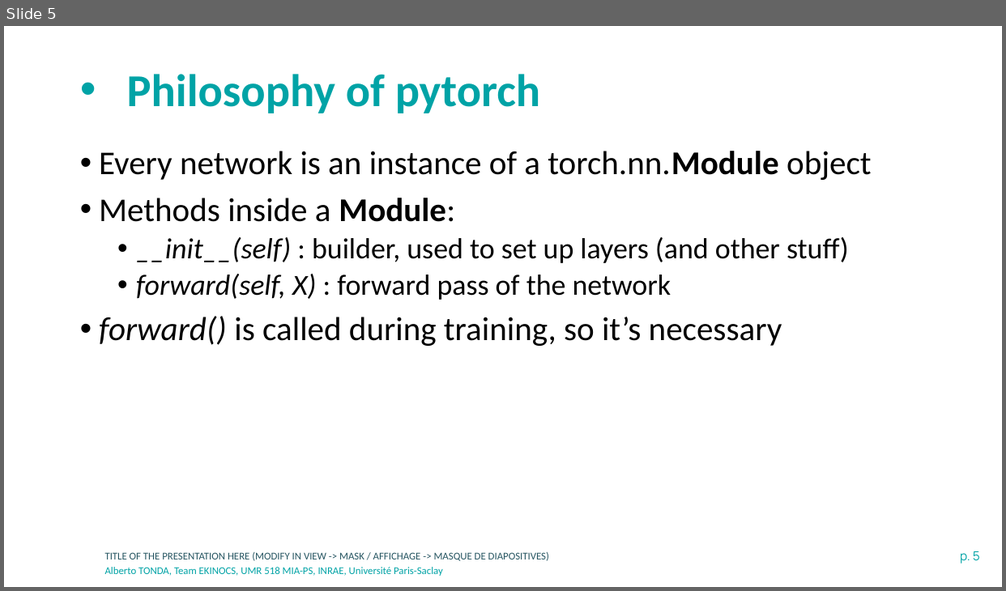
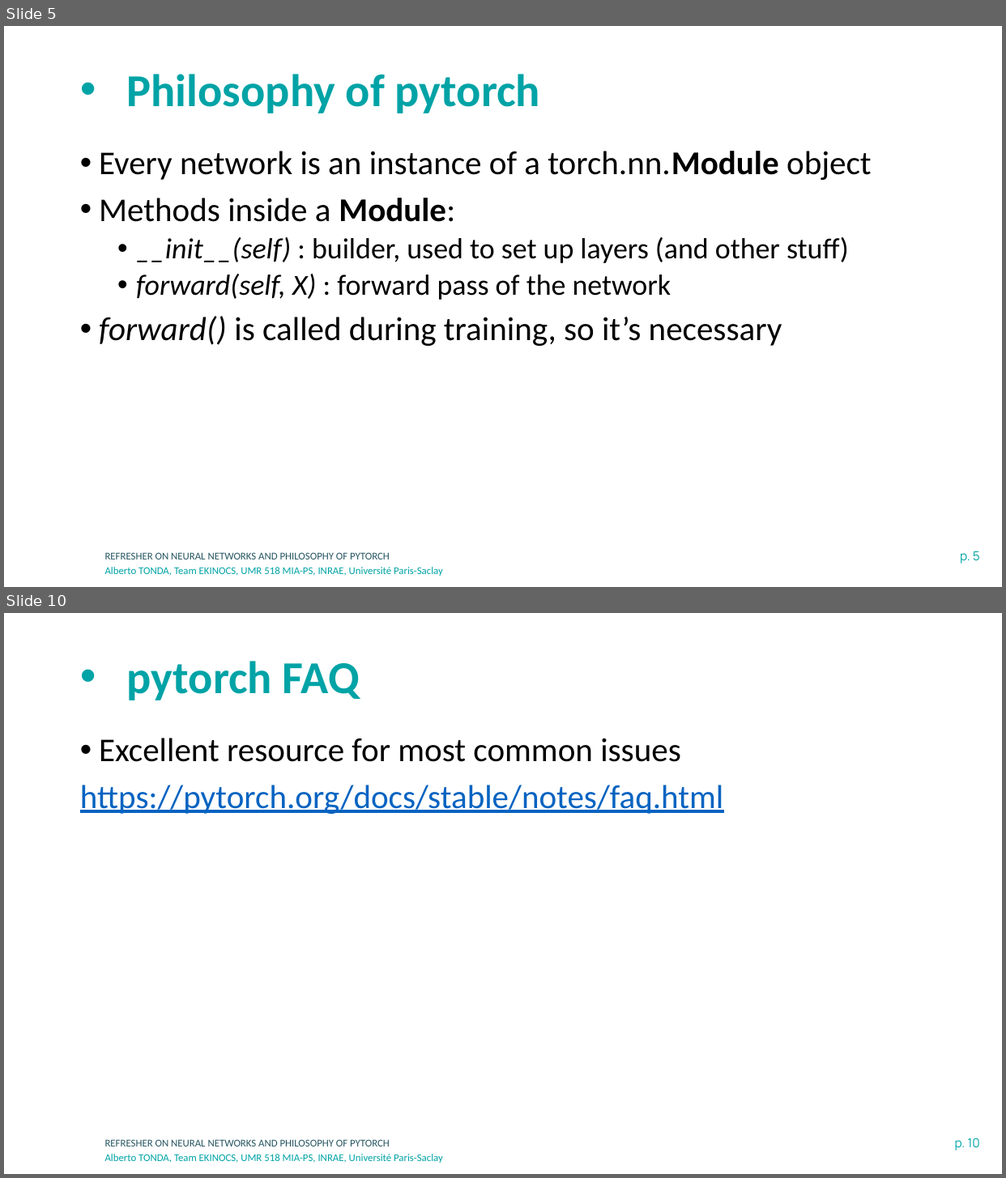
Before and after one commit to albertotonda/teaching, a slide deck: deep-learning-in-practice-with-pytorch/2-neural-networks-and-pytorch.pptx. Shown one above the other, each under a label of ours: slide 5 before the commit, slides 5 and 10 after it; the slides between them are not shown. The pictures are 1006x591 and 1006x1178 pixels, drawn with LibreOffice and Linux fonts; fonts in the diff are those of the drawing; background and template pictures are left out. Boxes give left, top, right and bottom in pixels: in the first picture for what was removed or moved away, otherwise in the second. Text is boxed around its words. In the diff, an @@ line names an element or a change of style, - is before the commit and + after.

```diff
--- a/deep-learning-in-practice-with-pytorch/2-neural-networks-and-pytorch.pptx
+++ b/deep-learning-in-practice-with-pytorch/2-neural-networks-and-pytorch.pptx
@@ slide 10 added at [4,613,1002,1174], background #FFFFFF; not listed: 3 template elements that a slide beside it also shows @@
@@ title added at [127,661,360,700], 44 pt, text #00A3A6, bold @@
+• pytorch FAQ
@@ text added at [80,738,723,814], 32 pt, text #0563C1, underline @@
+• Excellent resource for most common issues
+https://pytorch.org/docs/stable/notes/faq.html
@@ slide 5 changed as well @@
@@ text at [105,552,390,560]: text changed @@
-TITLE OF THE PRESENTATION HERE (MODIFY IN VIEW -> MASK / AFFICHAGE -> MASQUE DE DIAPOSITIVES)
+REFRESHER ON NEURAL NETWORKS AND PHILOSOPHY OF PYTORCH
```
Also in this commit, not shown: 4 other slides changed, 4 other slides added, 7 other files.
